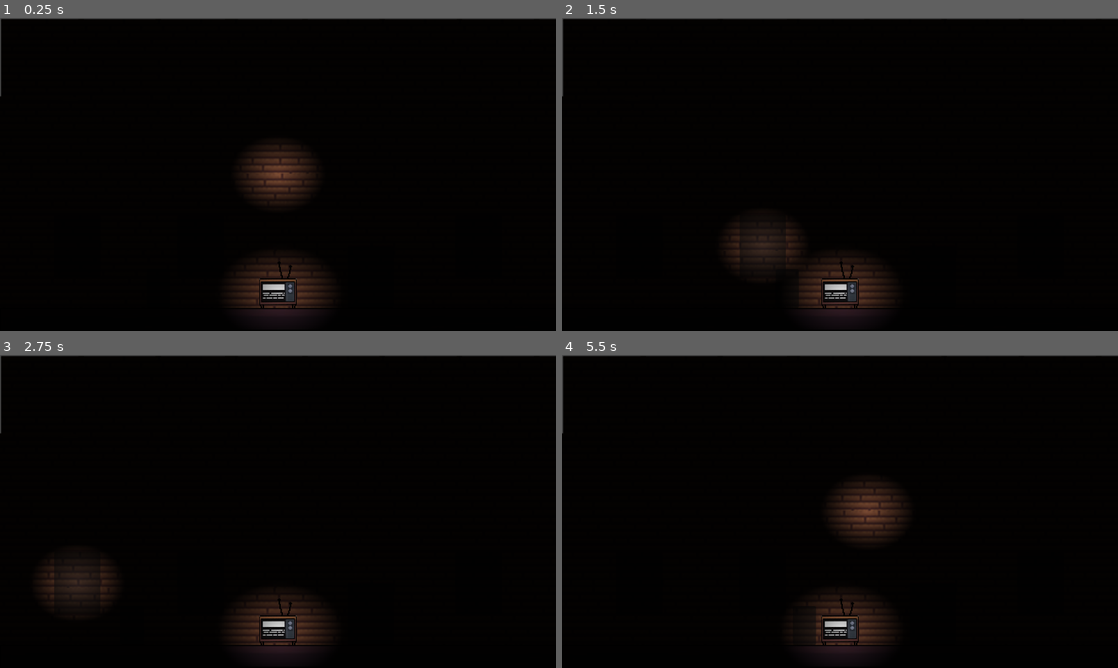
Above: before the commit, frames 1-4 (two rows, left to right).
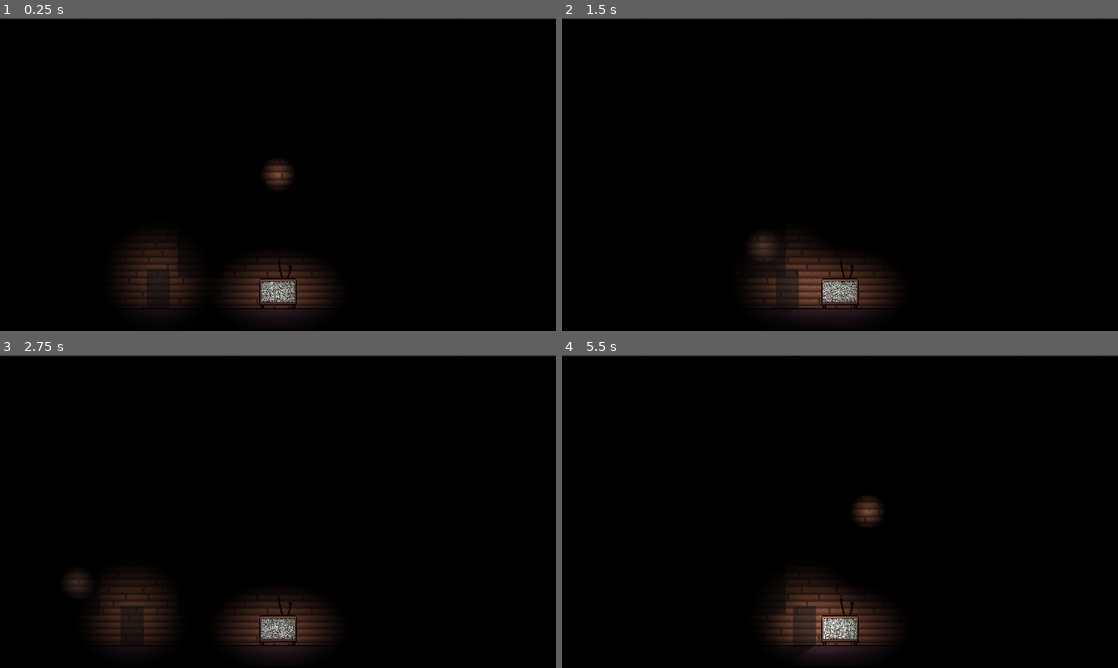
Above: after the commit, the same moments.

Repository: eyyronn/Yuhum
Game: Godot game, scene res://src/room.tscn
The game is run twice, just before and just after one commit, with the same random seed, the same clock (stepped at 60 frames per second) and the same inputs.
Inputs (mouse positions are in pixels of both pictures, inside the frame that each line leads up to):
- Up to frame 1 (0.25 s): no input
- Up to frame 2 (1.5 s): move the mouse to (840, 293) at 0.52 s; click (840, 293) at 0.6 s; move the mouse to (762, 246) at 1.27 s; click (762, 246) at 1.35 s
- Up to frame 3 (2.75 s): move the mouse to (77, 583) at 2.02 s; click (77, 583) at 2.1 s
- Up to frame 4 (5.5 s): move the mouse to (1040, 583) at 2.77 s; click (1040, 583) at 2.85 s; move the mouse to (934, 614) at 3.52 s; click (934, 614) at 3.6 s; move the mouse to (673, 464) at 4.27 s; click (673, 464) at 4.35 s; move the mouse to (867, 511) at 5.02 s; click (867, 511) at 5.1 s

The runs differ from the first frame. In frame 1, 4.0% of the frame differs, in the area x 0-57%, y 0-93%; in frame 2, 2.4%; in frame 3, 3.0%; in frame 4, 4.1%, in the area x 0-63%, y 0-93%.

Commit message:
Add shadow to player, add static tv effect, adjust light shapes

Diff:
--- a/src/Environment/CursorTooltip/CursorTooltip.tscn
+++ b/src/Environment/CursorTooltip/CursorTooltip.tscn
@@ -3,27 +3,31 @@
 [ext_resource type="Script" path="res://src/Environment/CursorTooltip/CursorTooltip.gd" id="1_o0uo4"]
 [ext_resource type="FontFile" uid="uid://dkjmri2ehyowu" path="res://Assets/Fonts/Habbo.ttf" id="2_xd102"]
 
-[sub_resource type="Gradient" id="Gradient_1xjlb"]
+[sub_resource type="Gradient" id="Gradient_63n4d"]
+offsets = PackedFloat32Array(0.0129032, 1)
 colors = PackedColorArray(1, 1, 1, 1, 0, 0, 0, 1)
 
-[sub_resource type="GradientTexture2D" id="GradientTexture2D_t0oga"]
-gradient = SubResource("Gradient_1xjlb")
+[sub_resource type="GradientTexture2D" id="GradientTexture2D_7hk8t"]
+gradient = SubResource("Gradient_63n4d")
 fill = 1
 fill_from = Vector2(0.5, 0.5)
-fill_to = Vector2(0.706422, 0.321101)
+fill_to = Vector2(0.738532, 0.220183)
 
 [node name="CursorTooltip" type="Node2D"]
+z_index = 3
+texture_filter = 1
 script = ExtResource("1_o0uo4")
 
+[node name="PointLight2D" type="PointLight2D" parent="."]
+scale = Vector2(1.625, 1.625)
+texture = SubResource("GradientTexture2D_7hk8t")
+
 [node name="Label" type="Label" parent="."]
+z_as_relative = false
+texture_filter = 1
 offset_left = 8.0
 offset_top = 8.0
 offset_right = 192.0
 offset_bottom = 96.0
 theme_override_fonts/font = ExtResource("2_xd102")
 theme_override_font_sizes/font_size = 40
-
-[node name="PointLight2D" type="PointLight2D" parent="."]
-scale = Vector2(5.75, 4.75)
-energy = 0.9
-texture = SubResource("GradientTexture2D_t0oga")
--- /dev/null
+++ b/src/Environment/Interactive/static.gdshader
@@ -0,0 +1,12 @@
+shader_type canvas_item;
+
+uniform float amount = 40.0;
+
+void fragment() {
+
+	vec2 uv = UV * 0.05;
+	float a = fract(sin(dot(UV, vec2(12.9898, 78.233) * TIME)) * 430.5453) * 1.9;
+	vec4 col = texture(TEXTURE, UV);
+	col.a *= pow(a, amount);
+	COLOR.a = col.a;
+}
--- a/src/Environment/Interactive/tv.tscn
+++ b/src/Environment/Interactive/tv.tscn
@@ -1,11 +1,14 @@
-[gd_scene load_steps=5 format=3 uid="uid://c7l72fji68s6v"]
+[gd_scene load_steps=12 format=3 uid="uid://c7l72fji68s6v"]
 
 [ext_resource type="Texture2D" uid="uid://bg4k5tn4k7r37" path="res://Assets/Objects/tv.png" id="1_qebv1"]
+[ext_resource type="AudioStream" uid="uid://6j1o7vxlp5qv" path="res://Assets/Background/35291__jace__continuous-static.wav" id="2_da3l0"]
+[ext_resource type="Shader" path="res://src/Environment/Interactive/static.gdshader" id="2_wmk7y"]
 
 [sub_resource type="RectangleShape2D" id="RectangleShape2D_j4wro"]
 size = Vector2(78, 64)
 
 [sub_resource type="Gradient" id="Gradient_kmcda"]
+interpolation_mode = 2
 colors = PackedColorArray(1, 1, 1, 1, 0, 0, 0, 1)
 
 [sub_resource type="GradientTexture2D" id="GradientTexture2D_ivo4p"]
@@ -14,19 +17,56 @@
 fill_from = Vector2(0.5, 0.5)
 fill_to = Vector2(0.7, 0.7)
 
+[sub_resource type="Gradient" id="Gradient_rnmp8"]
+colors = PackedColorArray(0.31, 0.31, 0.31, 1, 0.22, 0.21395, 0.1474, 1)
+
+[sub_resource type="GradientTexture2D" id="GradientTexture2D_g04dg"]
+gradient = SubResource("Gradient_rnmp8")
+fill = 2
+
+[sub_resource type="ShaderMaterial" id="ShaderMaterial_t7n40"]
+shader = ExtResource("2_wmk7y")
+shader_parameter/amount = 99.525
+
+[sub_resource type="Gradient" id="Gradient_kpelk"]
+colors = PackedColorArray(1, 1, 1, 1, 1, 1, 1, 1)
+
+[sub_resource type="GradientTexture2D" id="GradientTexture2D_r0bqe"]
+gradient = SubResource("Gradient_kpelk")
+
 [node name="TV" type="Area2D"]
+texture_filter = 1
 
 [node name="CollisionShape2D" type="CollisionShape2D" parent="."]
 position = Vector2(0, -32)
 shape = SubResource("RectangleShape2D_j4wro")
 
-[node name="Tv" type="Sprite2D" parent="."]
+[node name="TV" type="Sprite2D" parent="."]
 position = Vector2(-2.23517e-08, -48)
 scale = Vector2(0.289247, 0.289247)
 texture = ExtResource("1_qebv1")
 
 [node name="PointLight2D" type="PointLight2D" parent="."]
-position = Vector2(3.99997, -28.9655)
-scale = Vector2(7.375, 5.59483)
+position = Vector2(0, -32)
+scale = Vector2(8.54688, 5.59483)
 energy = 0.88
+shadow_enabled = true
 texture = SubResource("GradientTexture2D_ivo4p")
+
+[node name="AudioStreamPlayer2D" type="AudioStreamPlayer2D" parent="."]
+stream = ExtResource("2_da3l0")
+volume_db = -28.0
+autoplay = true
+max_distance = 1000.0
+attenuation = 1.68179
+
+[node name="Wall2" type="Sprite2D" parent="."]
+position = Vector2(-2.02656e-06, -32.5)
+scale = Vector2(1.09375, 0.640625)
+texture = SubResource("GradientTexture2D_g04dg")
+
+[node name="Static" type="Sprite2D" parent="Wall2"]
+material = SubResource("ShaderMaterial_t7n40")
+position = Vector2(-4.23856e-07, -0.711109)
+scale = Vector2(1, 1.02222)
+texture = SubResource("GradientTexture2D_r0bqe")
--- a/src/Player/Player.tscn
+++ b/src/Player/Player.tscn
@@ -1,9 +1,28 @@
-[gd_scene load_steps=2 format=3 uid="uid://dsj5whffd816d"]
+[gd_scene load_steps=5 format=3 uid="uid://dsj5whffd816d"]
+
+[sub_resource type="Gradient" id="Gradient_1xjlb"]
+interpolation_mode = 2
+colors = PackedColorArray(1, 1, 1, 1, 0, 0, 0, 1)
+
+[sub_resource type="GradientTexture2D" id="GradientTexture2D_yqteo"]
+gradient = SubResource("Gradient_1xjlb")
+fill = 1
+fill_from = Vector2(0.5, 0.45)
+fill_to = Vector2(0.536697, 0.770642)
 
 [sub_resource type="RectangleShape2D" id="RectangleShape2D_5cpnl"]
 size = Vector2(48, 80)
 
+[sub_resource type="OccluderPolygon2D" id="OccluderPolygon2D_72t5c"]
+polygon = PackedVector2Array(-24, 0, 24, 0, 24, 0)
+
 [node name="CharacterBody2D" type="CharacterBody2D"]
+
+[node name="PointLight2D" type="PointLight2D" parent="."]
+position = Vector2(0, -40)
+scale = Vector2(6, 6.24219)
+energy = 0.66
+texture = SubResource("GradientTexture2D_yqteo")
 
 [node name="CollisionShape2D" type="CollisionShape2D" parent="."]
 position = Vector2(0, -40)
@@ -14,3 +33,10 @@
 offset_top = -40.0
 offset_right = 24.0
 offset_bottom = 40.0
+
+[node name="AudioListener2D" type="AudioListener2D" parent="."]
+
+[node name="LightOccluder2D" type="LightOccluder2D" parent="."]
+self_modulate = Color(0.980392, 0.980392, 0.980392, 1)
+occluder = SubResource("OccluderPolygon2D_72t5c")
+sdf_collision = false
--- a/src/room.tscn
+++ b/src/room.tscn
@@ -27,10 +27,15 @@
 
 [node name="World" type="Node2D"]
 
-[node name="TileMap" type="TileMap" parent="."]
+[node name="DirectionalLight2D" type="DirectionalLight2D" parent="."]
+position = Vector2(576, 624)
+scale = Vector2(0.975, 0.975)
+blend_mode = 1
+
+[node name="Background" type="TileMap" parent="."]
 tile_set = SubResource("TileSet_1lwio")
 format = 2
-layer_0/tile_data = PackedInt32Array(327685, 0, 0, 327695, 0 …(399 unchanged characters)… 3810, 0, 0, 2293820, 0, 0, 2293830, 0, 0)
+layer_0/tile_data = PackedInt32Array(327685, 0, 0, 327695, 0 …(399 unchanged characters)… 3810, 0, 0, 2293820, 0, 0, 2293830, 0, 0, 393211, 0, 0, 1048571, 0, 0)
 
 [node name="Boundary" type="StaticBody2D" parent="."]
 
@@ -79,15 +84,12 @@
 position = Vector2(768, 600)
 script = ExtResource("5_u8myj")
 
+[node name="CursorTooltip" parent="." instance=ExtResource("3_kli53")]
+z_index = 0
+
 [node name="Player" parent="." instance=ExtResource("1_j144i")]
 position = Vector2(328, 600)
 script = ExtResource("2_3mdw3")
-
-[node name="CursorTooltip" parent="." instance=ExtResource("3_kli53")]
-
-[node name="DirectionalLight2D" type="DirectionalLight2D" parent="."]
-energy = 0.97
-blend_mode = 1
 
 [connection signal="mouse_entered" from="Interactive/TV" to="Interactive/TV" method="_on_mouse_entered"]
 [connection signal="mouse_exited" from="Interactive/TV" to="Interactive/TV" method="_on_mouse_exited"]
Not shown, added: Assets/Background/35291__jace__continuous-static.wav.import
Not shown, added: Assets/Background/35291__jace__continuous-static.wav
